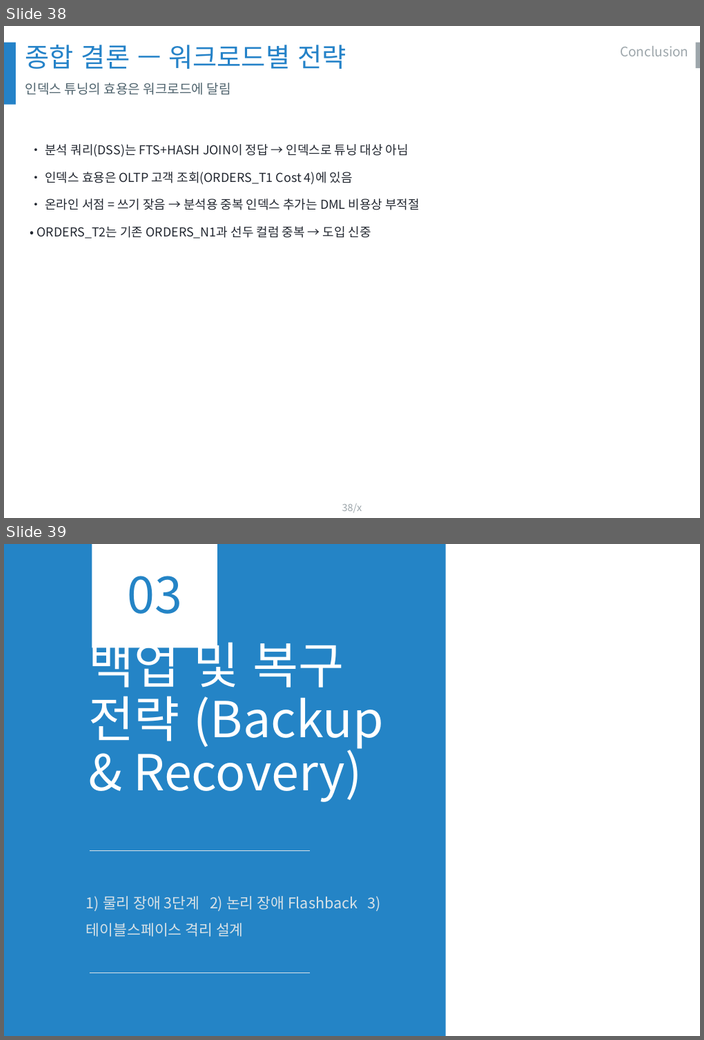
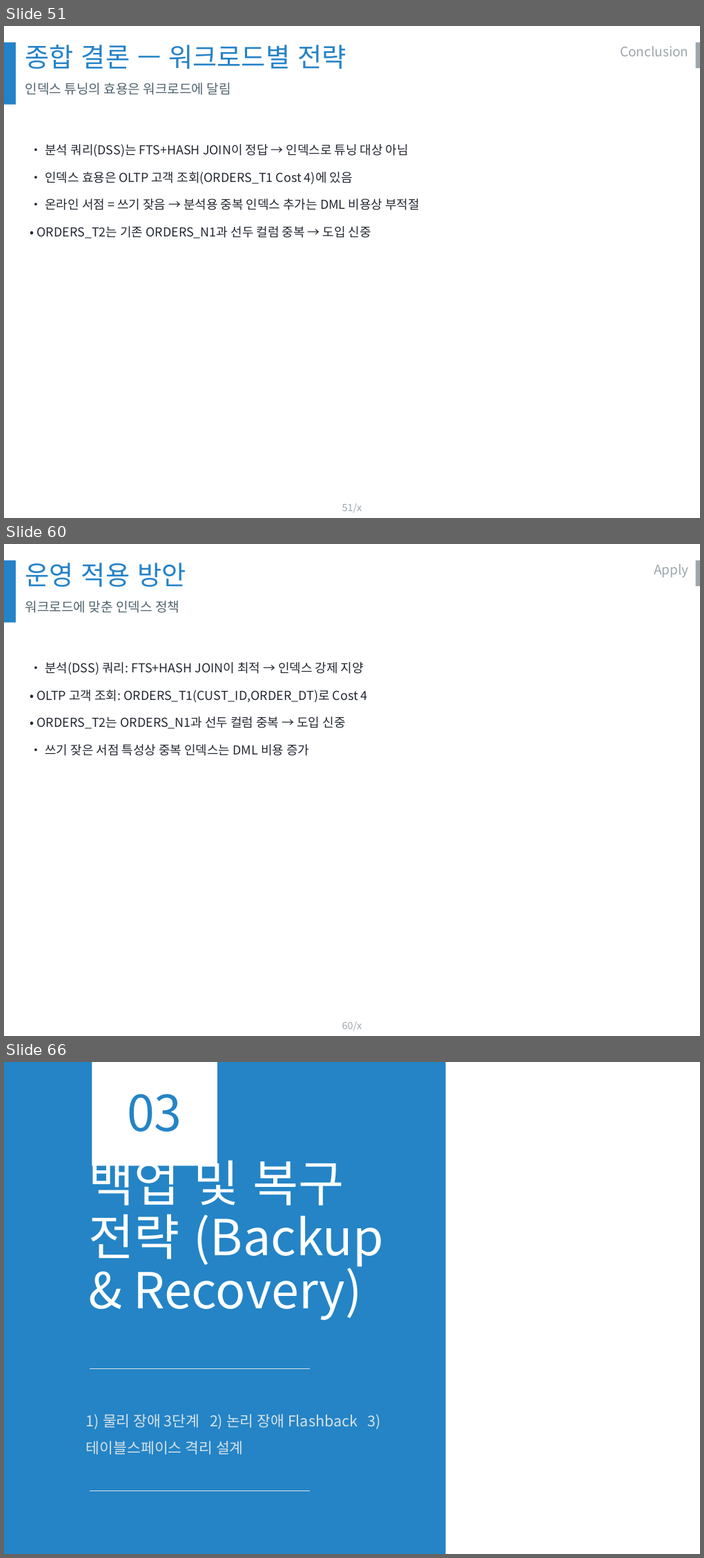
Before and after one commit to olmas70/slides, a slide deck: ppt/BO_DB운영_발표.pptx. Shown one above the other, each under a label of ours: slides 38 and 39 before the commit, slides 51, 60 and 66 after it; the slides between them are not shown. The pictures are 704x1040 and 704x1558 pixels, drawn with LibreOffice and Linux fonts; fonts in the diff are those of the drawing; background and template pictures are left out. Boxes give left, top, right and bottom in pixels: in the first picture for what was removed or moved away, otherwise in the second. Text is boxed around its words. In the diff, an @@ line names an element or a change of style, - is before the commit and + after.

```diff
--- a/ppt/BO_DB운영_발표.pptx
+++ b/ppt/BO_DB운영_발표.pptx
@@ slide 60 added at <box>4,544,700,1036</box>, background #FFFFFF; not listed: 3 template elements that a slide beside it also shows @@
@@ text added at <box>25,563,185,587</box>, 32 pt, text #2482C8 @@
+운영 적용 방안
@@ text added at <box>653,564,688,577</box>, 16 pt, text #9DA6AB @@
+Apply
@@ text added at <box>25,601,179,613</box>, 16 pt, text #50646E @@
+워크로드에 맞춘 인덱스 정책
@@ text added at <box>37,662,368,756</box>, 15 pt, text #222730 @@
+• 분석(DSS) 쿼리: FTS+HASH JOIN이 최적 → 인덱스 강제 지양
+• OLTP 고객 조회: ORDERS_T1(CUST_ID,ORDER_DT)로 Cost 4
+• ORDERS_T2는 ORDERS_N1과 선두 컬럼 중복 → 도입 신중
+• 쓰기 잦은 서점 특성상 중복 인덱스는 DML 비용 증가
@@ what was slide 38 is now slide 51 @@
@@ page number at <box>342,503,362,512</box>: text changed @@
-38/x
+51/x
@@ what was slide 39 is now slide 66 @@
```
Also in this commit, not shown: 55 other slides added.
